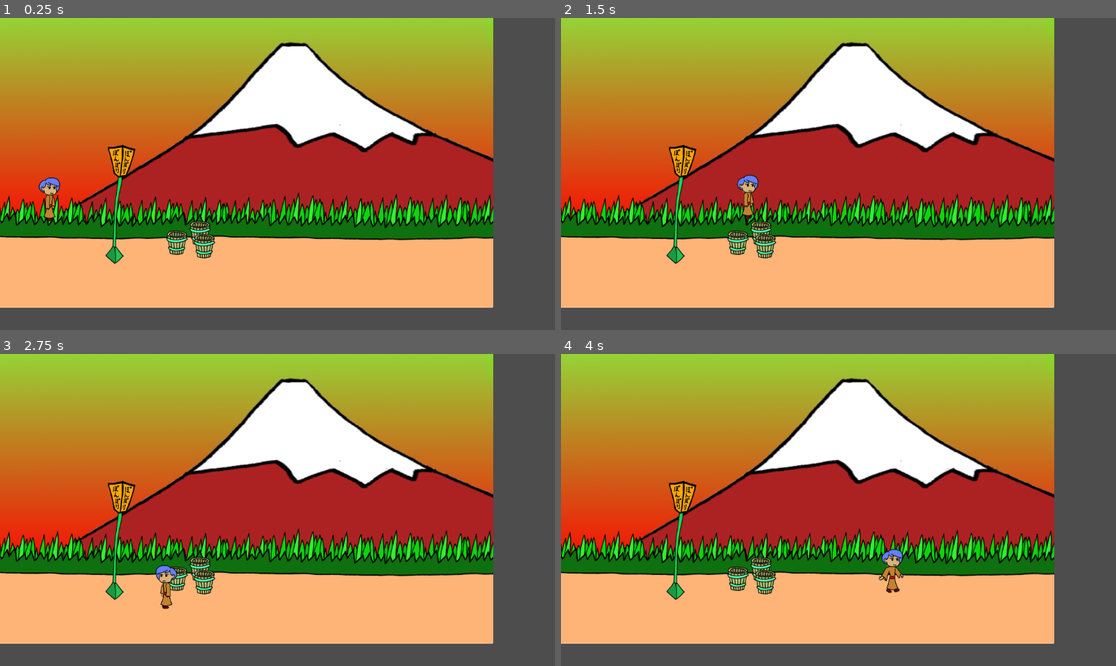
Above: before the commit, frames 1-4 (two rows, left to right).
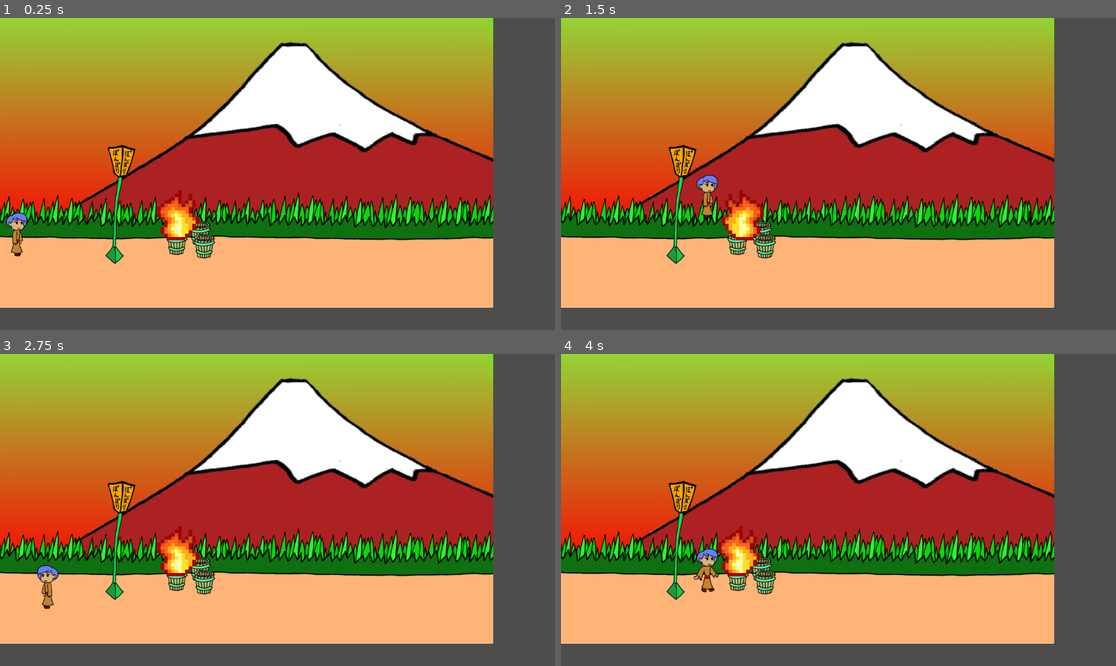
Above: after the commit, the same moments.

Repository: Periusdv/trabalhoa3_jogo_pazjusticainstituicoes
Game: Godot game, scene res://world.tscn
Same seed, same stepped clock (60 frames per second), same inputs: the game is played once before the commit and once after it.
Inputs:
- Up to frame 1 (0.25 s): no input
- Up to frame 2 (1.5 s): hold Right (ui_right) from 0.53 s (still down); tap Up (ui_up) at 0.77 s
- Up to frame 3 (2.75 s): tap Up (ui_up) at 1.52 s; release Right (ui_right) at 2.03 s; hold Left (ui_left) from 2.03 s (still down)
- Up to frame 4 (4 s): release Left (ui_left) at 2.78 s; hold Right (ui_right) from 2.78 s (still down); tap Up (ui_up) at 3.02, 3.77 s

The runs differ from the first frame. In frame 1, 1.4% of the frame differs, in the area x 1-36%, y 51-77%; in frame 2, 1.3%; in frame 3, 1.3%; in frame 4, 1.5%, in the area x 23-62%, y 55-77%.

Commit message:
build
fogo

Diff:
--- /dev/null
+++ b/fogo.gd
@@ -0,0 +1,4 @@
+extends StaticBody2D
+
+func _ready():
+	$AnimatedSprite2D.play()
--- /dev/null
+++ b/fogo.tscn
@@ -0,0 +1,43 @@
+[gd_scene load_steps=6 format=3 uid="uid://g5nf84c05l3e"]
+
+[ext_resource type="Texture2D" uid="uid://bdl1agxkvvs4e" path="res://flame-lit-1.png.png" id="1_36til"]
+[ext_resource type="Script" uid="uid://dnhhofrtdk2ru" path="res://fogo.gd" id="1_s37p7"]
+[ext_resource type="Texture2D" uid="uid://dfbi8k86nlmfv" path="res://flame-lit-3.png.png" id="2_s37p7"]
+
+[sub_resource type="SpriteFrames" id="SpriteFrames_xvst4"]
+animations = [{
+"frames": [{
+"duration": 1.0,
+"texture": ExtResource("1_36til")
+}, {
+"duration": 1.0,
+"texture": ExtResource("2_s37p7")
+}, {
+"duration": 1.0,
+"texture": ExtResource("2_s37p7")
+}, {
+"duration": 1.0,
+"texture": ExtResource("1_36til")
+}],
+"loop": true,
+"name": &"default",
+"speed": 5.0
+}]
+
+[sub_resource type="CapsuleShape2D" id="CapsuleShape2D_prn2k"]
+radius = 47.0
+height = 128.0
+
+[node name="fogo" type="StaticBody2D"]
+script = ExtResource("1_s37p7")
+
+[node name="AnimatedSprite2D" type="AnimatedSprite2D" parent="."]
+position = Vector2(62.5, 58)
+scale = Vector2(0.545, 0.52)
+sprite_frames = SubResource("SpriteFrames_xvst4")
+frame = 3
+frame_progress = 0.160039
+
+[node name="CollisionShape2D" type="CollisionShape2D" parent="."]
+position = Vector2(63, 64)
+shape = SubResource("CapsuleShape2D_prn2k")
--- a/world.tscn
+++ b/world.tscn
@@ -1,9 +1,10 @@
-[gd_scene load_steps=5 format=3 uid="uid://btob2ibsxxka1"]
+[gd_scene load_steps=6 format=3 uid="uid://btob2ibsxxka1"]
 
 [ext_resource type="Texture2D" uid="uid://dvqg2285ugenb" path="res://assets/background.png" id="1_tlwt5"]
 [ext_resource type="PackedScene" uid="uid://bo3agc564g32n" path="res://player.tscn" id="2_aqk2v"]
 [ext_resource type="PackedScene" uid="uid://bfv1ckpkmbpy7" path="res://ground.tscn" id="3_036b0"]
 [ext_resource type="AudioStream" uid="uid://bfs8eqbuc5xdy" path="res://assets/music.ogg" id="4_aqk2v"]
+[ext_resource type="PackedScene" uid="uid://g5nf84c05l3e" path="res://fogo.tscn" id="5_036b0"]
 
 [node name="World" type="Node2D"]
 
@@ -16,7 +17,10 @@
 texture = ExtResource("1_tlwt5")
 
 [node name="Player" parent="." instance=ExtResource("2_aqk2v")]
-position = Vector2(104, 341)
+position = Vector2(36, 414)
+
+[node name="fogo" parent="." instance=ExtResource("5_036b0")]
+position = Vector2(311, 352)
 
 [node name="Music" type="AudioStreamPlayer2D" parent="."]
 stream = ExtResource("4_aqk2v")
Binary file added: flame-lit-1.png.png
Not shown, added: flame-lit-1.png.png.import
Binary file added: flame-lit-3.png.png
Not shown, added: flame-lit-3.png.png.import
Not shown, added: fogo.gd.uid
